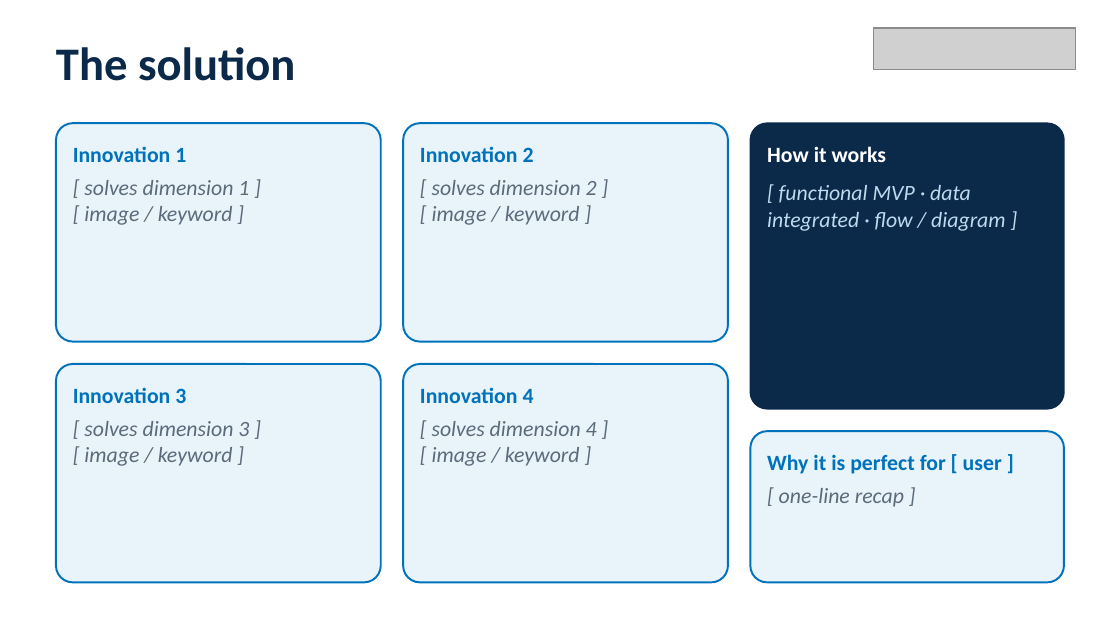
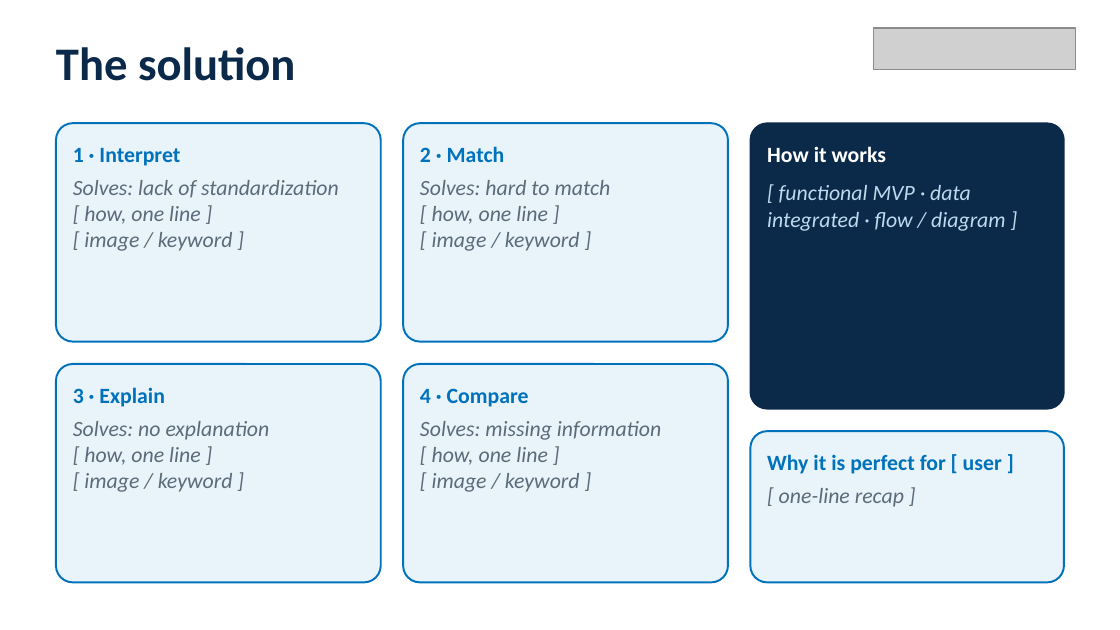
Before and after one commit to igagmol/hackaton-saturday, a slide deck: slide 3 of pitch/NTTDATA_pitch_deck.pptx. Drawn at 1120x630 pixels with LibreOffice and Linux fonts; fonts in the diff are those of the drawing; grey boxes stand for pictures. Boxes give left, top, right and bottom in pixels: in the first picture for what was removed or moved away, otherwise in the second. Text is boxed around its words. In the diff, an @@ line names an element or a change of style, - is before the commit and + after.

```diff
--- a/pitch/NTTDATA_pitch_deck.pptx
+++ b/pitch/NTTDATA_pitch_deck.pptx
@@ text at [73, 148, 180, 166]: text changed @@
-Innovation 1
+1 · Interpret
@@ text at [420, 146, 505, 162]: text changed @@
-Innovation 2
+2 · Match
@@ text at [73, 180, 339, 224]: text changed @@
-[ solves dimension 1 ]
+Solves: lack of standardization
+[ how, one line ]
@@ text at [420, 180, 611, 224]: text changed @@
-[ solves dimension 2 ]
+Solves: hard to match
+[ how, one line ]
@@ text at [73, 387, 164, 407]: text changed @@
-Innovation 3
+3 · Explain
@@ text at [420, 388, 529, 407]: text changed @@
-Innovation 4
+4 · Compare
@@ text at [73, 421, 270, 465]: text changed @@
-[ solves dimension 3 ]
+Solves: no explanation
+[ how, one line ]
@@ text at [420, 421, 661, 465]: text changed @@
-[ solves dimension 4 ]
+Solves: missing information
+[ how, one line ]
```
Also in this commit, not shown: 1 other slide changed, 1 slide added, 1 slide removed, 3 other files.
